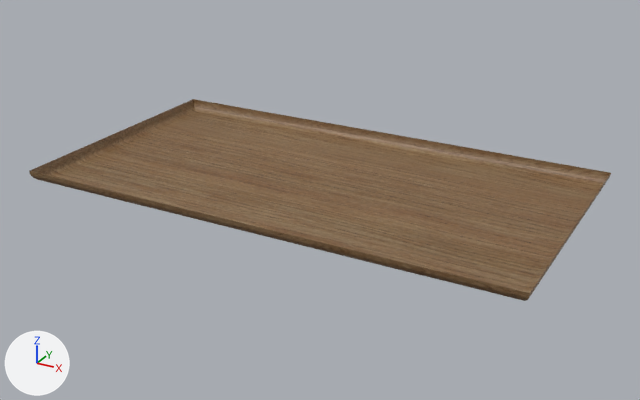
An edit to the FBX model Assets/Models/food_tray.fbx, drawn before and after from the same camera.
Rendered twice from a camera (50 mm lens) standing at (0.309, -0.561, 0.262) and looking at (0.004, -0.006, -0.015). The axes (+X, +Y, +Z) are drawn at lower left. The lights are the same throughout. Where no turn or scale is listed for an object, it has been applied to the vertices.
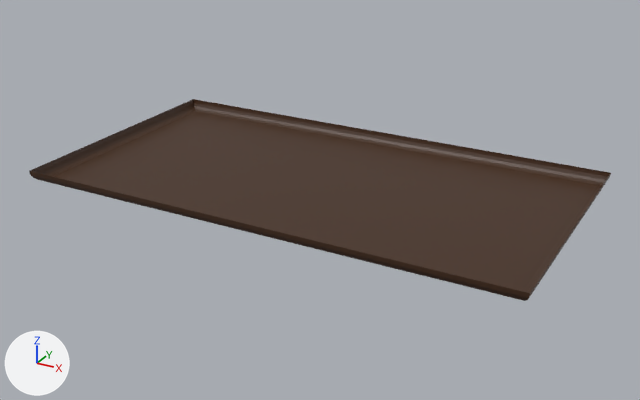
Location of each change, (x1, y1, x2, y2) in pixels of the pictures (640 x 400 px):
'Cube', recoloured: (29, 99, 611, 301) in both

The edits, one by one:
Material 'Material' (mat_material) is new.
Its base color is (0.0581, 0.0224, 0.00734) (brown #442915).
me_cube has 28 vertices, 25 faces and spans x -0.199..0.199, y -0.107..0.107, z -0.898..-0.889.
me_cube no longer uses material mat_texture (picture img_plywood_diff_1k_png).
me_cube now uses material mat_material (brown #442915).
